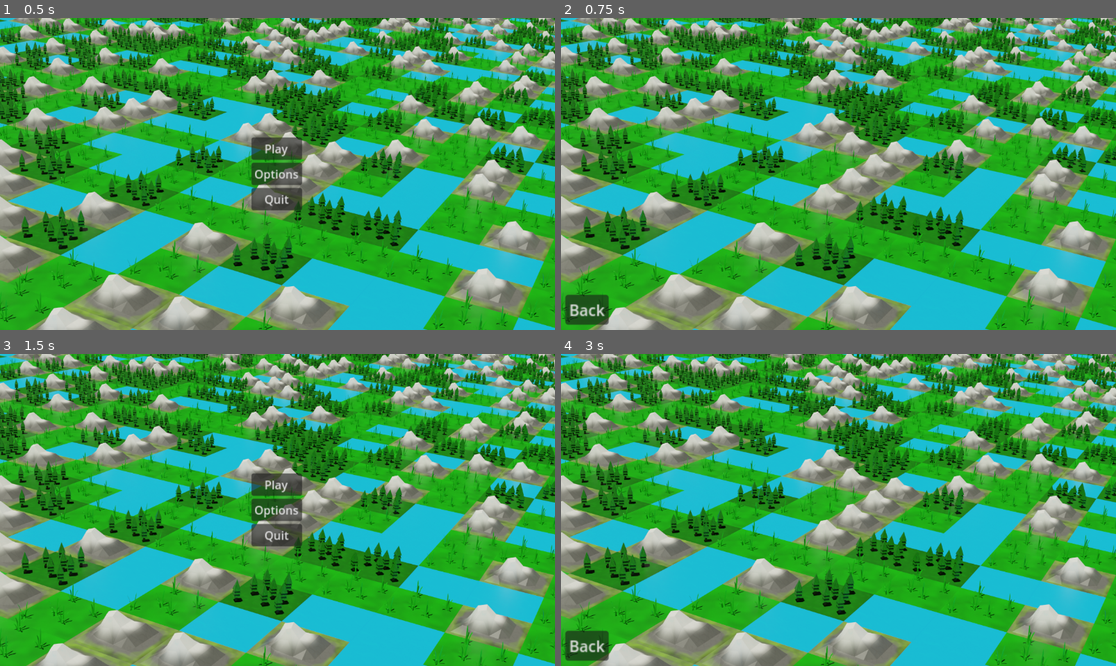
Above: before the commit, frames 1-4 (two rows, left to right).
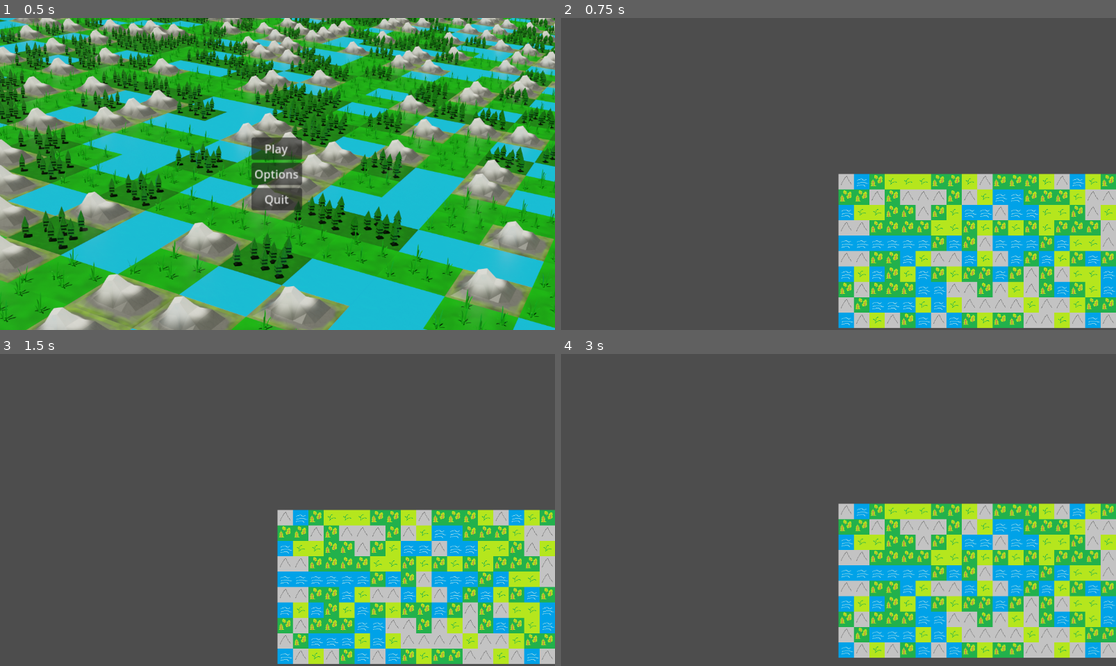
Above: after the commit, the same moments.

Repository: AiJay11/ZPDTestGitHub
Game: Godot game, scene res://scenes/Menu.tscn
Same seed, same stepped clock (60 frames per second), same inputs: the game is played once before the commit and once after it.
Inputs (mouse positions are in pixels of both pictures, inside the frame that each line leads up to):
- Up to frame 1 (0.5 s): no input
- Up to frame 2 (0.75 s): click "Play" at 0.5 s
- Up to frame 3 (1.5 s): click (27, 647) at 1.25 s, where only the run before the commit has a clickable "Back"
- Up to frame 4 (3 s): click (838, 485) at 2 s, where only the run before the commit has a clickable "Play"; tap Enter at 2.75 s; move the mouse to (960, 494) at 2.77 s; tap Down (move_camera_down, bound only after the commit) at 2.85 s

Frame 1 is identical in both runs. In frame 2, 99% of the frame differs, in the area x 0-100%, y 0-100%; in frame 3, 99%; in frame 4, 99%.

Commit message:
+ rng map + level + camera that moves
Pievienota randomā ģenerējoša karte, uz kuras parādās izvēlētais lauciņš un tā pievienota pie līmeņa ar kustināmu kameru

Diff:
--- /dev/null
+++ b/Map.gd
@@ -0,0 +1,24 @@
+extends TileMap
+
+var GrisizeX = 20
+var GrisizeY = 10
+var dic = {}
+
+func _ready():
+
+	for x in GrisizeX:
+		for y in GrisizeY:
+			dic[str(Vector2(x,y))] = {
+				"Type": "grass"
+			}
+			set_cell(0,Vector2(x,y),2,Vector2i(randi()%2,randi()%2),0)
+
+func _process(_delta):
+	var tile = local_to_map(get_global_mouse_position())
+
+	for x in GrisizeX:
+		for y in GrisizeY:
+			erase_cell(1,Vector2(x,y))
+
+	if dic.has(str(tile)):
+		set_cell(1,tile,3,Vector2i(0,0),0)
--- a/Scripts/Menu.gd
+++ b/Scripts/Menu.gd
@@ -1,7 +1,7 @@
 extends Control
 
 func _on_play_pressed():
-	get_tree().change_scene_to_file("res://scenes/Options.tscn")
+	get_tree().change_scene_to_file("res://scenes/level.tscn")
 
 
 func _on_options_pressed():
--- /dev/null
+++ b/Scripts/tile_map.gd
@@ -0,0 +1,24 @@
+extends TileMap
+
+var GrisizeX = 20
+var GrisizeY = 10
+var dic = {}
+
+func _ready():
+
+	for x in GrisizeX:
+		for y in GrisizeY:
+			dic[str(Vector2(x,y))] = {
+				"Type": "base_tile"
+			}
+			set_cell(0,Vector2(x,y),0,Vector2i(randi()%2,randi()%2),0)
+
+func _process(_delta):
+	var tile = local_to_map(get_global_mouse_position())
+
+	for x in GrisizeX:
+		for y in GrisizeY:
+			erase_cell(2,Vector2(x,y))
+
+	if dic.has(str(tile)):
+		set_cell(2,tile,2,Vector2i(0,0),0)
--- a/project.godot
+++ b/project.godot
@@ -15,6 +15,33 @@
 config/features=PackedStringArray("4.2", "GL Compatibility")
 config/icon="res://icon.svg"
 
+[input]
+
+move_camera_up={
+"deadzone": 0.5,
+"events": [Object(InputEventKey,"resource_local_to_scene":false,"resource_name":"","device":-1,"window_id":0,"alt_pressed":false,"shift_pressed":false,"ctrl_pressed":false,"meta_pressed":false,"pressed":false,"keycode":0,"physical_keycode":4194320,"key_label":0,"unicode":0,"echo":false,"script":null)
+, Object(InputEventKey,"resource_local_to_scene":false,"resource_name":"","device":-1,"window_id":0,"alt_pressed":false,"shift_pressed":false,"ctrl_pressed":false,"meta_pressed":false,"pressed":false,"keycode":0,"physical_keycode":87,"key_label":0,"unicode":119,"echo":false,"script":null)
+]
+}
+move_camera_down={
+"deadzone": 0.5,
+"events": [Object(InputEventKey,"resource_local_to_scene":false,"resource_name":"","device":-1,"window_id":0,"alt_pressed":false,"shift_pressed":false,"ctrl_pressed":false,"meta_pressed":false,"pressed":false,"keycode":0,"physical_keycode":4194322,"key_label":0,"unicode":0,"echo":false,"script":null)
+, Object(InputEventKey,"resource_local_to_scene":false,"resource_name":"","device":-1,"window_id":0,"alt_pressed":false,"shift_pressed":false,"ctrl_pressed":false,"meta_pressed":false,"pressed":false,"keycode":0,"physical_keycode":83,"key_label":0,"unicode":115,"echo":false,"script":null)
+]
+}
+move_camera_left={
+"deadzone": 0.5,
+"events": [Object(InputEventKey,"resource_local_to_scene":false,"resource_name":"","device":-1,"window_id":0,"alt_pressed":false,"shift_pressed":false,"ctrl_pressed":false,"meta_pressed":false,"pressed":false,"keycode":0,"physical_keycode":4194319,"key_label":0,"unicode":0,"echo":false,"script":null)
+, Object(InputEventKey,"resource_local_to_scene":false,"resource_name":"","device":-1,"window_id":0,"alt_pressed":false,"shift_pressed":false,"ctrl_pressed":false,"meta_pressed":false,"pressed":false,"keycode":0,"physical_keycode":65,"key_label":0,"unicode":97,"echo":false,"script":null)
+]
+}
+move_camera_right={
+"deadzone": 0.5,
+"events": [Object(InputEventKey,"resource_local_to_scene":false,"resource_name":"","device":-1,"window_id":0,"alt_pressed":false,"shift_pressed":false,"ctrl_pressed":false,"meta_pressed":false,"pressed":false,"keycode":0,"physical_keycode":4194321,"key_label":0,"unicode":0,"echo":false,"script":null)
+, Object(InputEventKey,"resource_local_to_scene":false,"resource_name":"","device":-1,"window_id":0,"alt_pressed":false,"shift_pressed":false,"ctrl_pressed":false,"meta_pressed":false,"pressed":false,"keycode":0,"physical_keycode":68,"key_label":0,"unicode":100,"echo":false,"script":null)
+]
+}
+
 [rendering]
 
 renderer/rendering_method="gl_compatibility"
--- /dev/null
+++ b/scenes/Camera2D.gd
@@ -0,0 +1,15 @@
+extends Camera2D
+
+
+# Called when the node enters the scene tree for the first time.
+func _ready():
+	pass # Replace with function body.
+
+
+# Called every frame. 'delta' is the elapsed time since the previous frame.
+func _process(delta):
+	var camera_move_speed = 200
+	var input = Vector2.ZERO
+	input.x = Input.get_axis("move_camera_left","move_camera_right")
+	input.y =Input.get_axis("move_camera_up","move_camera_down")
+	position += input * camera_move_speed * delta
--- a/scenes/level.tscn
+++ b/scenes/level.tscn
@@ -1,26 +1,11 @@
-[gd_scene format=3 uid="uid://byhckqyi3p6ty"]
+[gd_scene load_steps=3 format=3 uid="uid://mtui4r4wjgdb"]
 
-[node name="Level" type="Node"]
+[ext_resource type="PackedScene" uid="uid://o8ciwo5bckwf" path="res://scenes/tile_map.tscn" id="1_mj2d6"]
+[ext_resource type="Script" path="res://scenes/Camera2D.gd" id="2_74113"]
 
-[node name="Services" type="Node" parent="."]
+[node name="Level" type="Node2D"]
 
-[node name="Node" type="Node" parent="Services"]
+[node name="TileMap" parent="." instance=ExtResource("1_mj2d6")]
 
-[node name="Node2" type="Node" parent="Services"]
-
-[node name="Environment" type="Node2D" parent="."]
-
-[node name="Combatants" type="Node2D" parent="."]
-
-[node name="player1 Combatants" type="Node2D" parent="Combatants"]
-
-[node name="Unit" type="Node2D" parent="Combatants/player1 Combatants"]
-
-[node name="player2 Combatants2" type="Node2D" parent="Combatants"]
-
-[node name="UI" type="Control" parent="."]
-layout_mode = 3
-anchors_preset = 0
-offset_right = 40.0
-offset_bottom = 40.0
-tooltip_text = "balls"
+[node name="Camera2D" type="Camera2D" parent="."]
+script = ExtResource("2_74113")
--- /dev/null
+++ b/scenes/level_blueprint.tscn
@@ -0,0 +1,26 @@
+[gd_scene format=3 uid="uid://byhckqyi3p6ty"]
+
+[node name="Level" type="Node"]
+
+[node name="Services" type="Node" parent="."]
+
+[node name="Node" type="Node" parent="Services"]
+
+[node name="Node2" type="Node" parent="Services"]
+
+[node name="Environment" type="Node2D" parent="."]
+
+[node name="Combatants" type="Node2D" parent="."]
+
+[node name="player1 Combatants" type="Node2D" parent="Combatants"]
+
+[node name="Unit" type="Node2D" parent="Combatants/player1 Combatants"]
+
+[node name="player2 Combatants2" type="Node2D" parent="Combatants"]
+
+[node name="UI" type="Control" parent="."]
+layout_mode = 3
+anchors_preset = 0
+offset_right = 40.0
+offset_bottom = 40.0
+tooltip_text = "balls"
--- /dev/null
+++ b/scenes/tile_map.tscn
@@ -0,0 +1,35 @@
+[gd_scene load_steps=7 format=3 uid="uid://o8ciwo5bckwf"]
+
+[ext_resource type="Texture2D" uid="uid://docxagmp4q2vd" path="res://assets/tile set.png" id="1_6aoq1"]
+[ext_resource type="Texture2D" uid="uid://3h8c1wni1xdw" path="res://assets/selected tile trans.png" id="2_8p1r2"]
+[ext_resource type="Script" path="res://scripts/tile_map.gd" id="3_1efy8"]
+
+[sub_resource type="TileSetAtlasSource" id="TileSetAtlasSource_7o31l"]
+texture = ExtResource("1_6aoq1")
+texture_region_size = Vector2i(32, 32)
+0:0/0 = 0
+1:0/0 = 0
+2:0/0 = 0
+3:0/0 = 0
+0:1/0 = 0
+1:1/0 = 0
+2:1/0 = 0
+3:1/0 = 0
+
+[sub_resource type="TileSetAtlasSource" id="TileSetAtlasSource_bbktw"]
+texture = ExtResource("2_8p1r2")
+texture_region_size = Vector2i(32, 32)
+0:0/0 = 0
+
+[sub_resource type="TileSet" id="TileSet_50pqr"]
+tile_size = Vector2i(32, 32)
+sources/0 = SubResource("TileSetAtlasSource_7o31l")
+sources/2 = SubResource("TileSetAtlasSource_bbktw")
+
+[node name="TileMap" type="TileMap"]
+tile_set = SubResource("TileSet_50pqr")
+rendering_quadrant_size = 32
+format = 2
+layer_1/tile_data = PackedInt32Array()
+layer_2/tile_data = PackedInt32Array()
+script = ExtResource("3_1efy8")
Renamed: scenes/unit.tscn -> scenes/unit_blueprint.tscn
